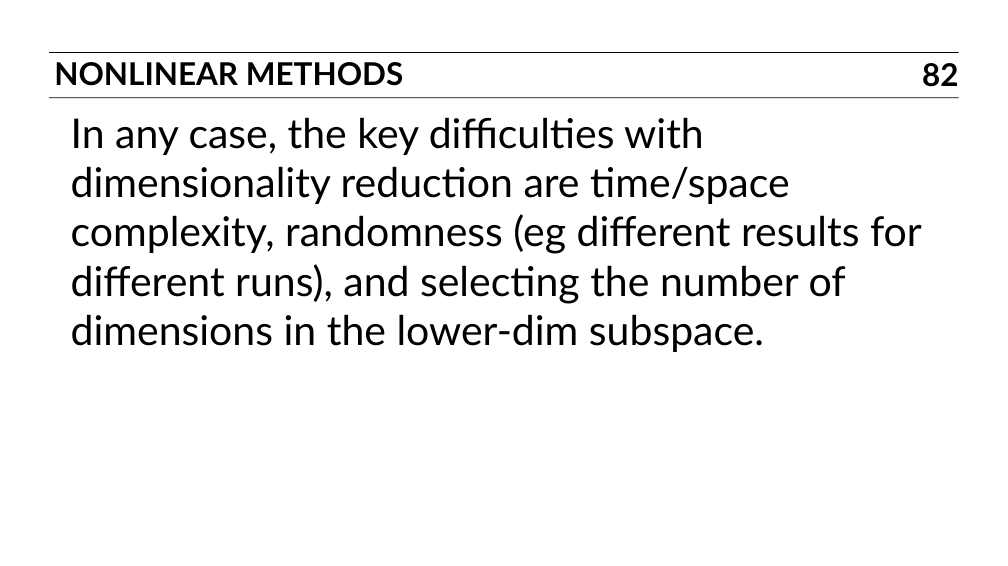
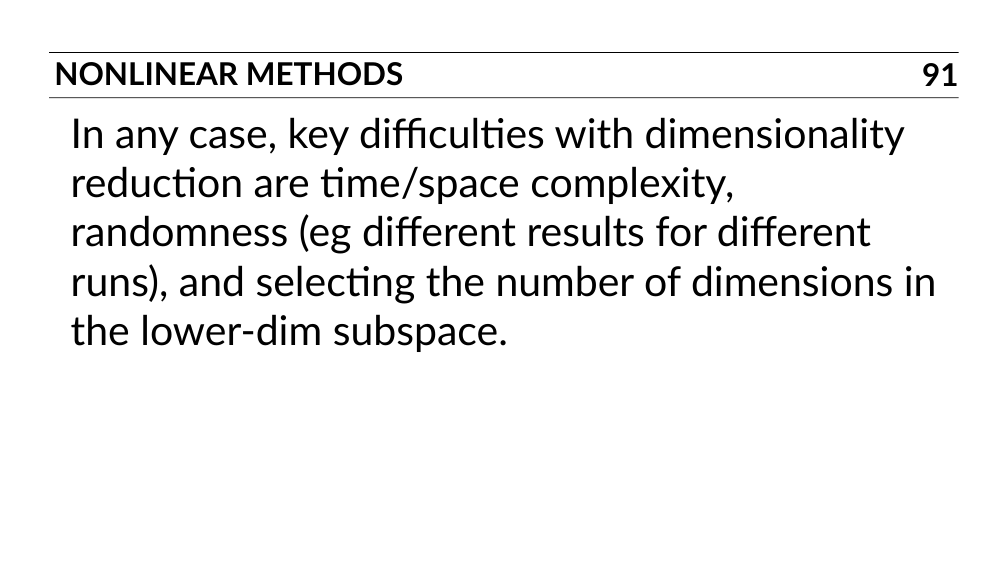
Before and after one commit to ajschumacher/gadsdc, a slide deck: slide 91 of 17-dim_reduc/slides.pptx (slide 82 before the commit). Drawn at 1008x566 pixels with LibreOffice and Linux fonts; fonts in the diff are those of the drawing. Boxes give left, top, right and bottom in pixels: in the first picture for what was removed or moved away, otherwise in the second. Text is boxed around its words. In the diff, an @@ line names an element or a change of style, - is before the commit and + after.

```diff
--- a/17-dim_reduc/slides.pptx
+++ b/17-dim_reduc/slides.pptx
@@ page number at (922, 63, 958, 86): text changed @@
-82
+91
@@ text at (71, 117, 937, 352): text changed @@
-In any case, the key difficulties with dimensionality reduction are time/space complexity, randomness (eg different results for different runs), and selecting the number of dimensions in the lower-dim subspace.
+In any case, key difficulties with dimensionality reduction are time/space complexity, randomness (eg different results for different runs), and selecting the number of dimensions in the lower-dim subspace.
```
Also in this commit, not shown: 10 other slides changed, 10 slides added, 1 other file.
